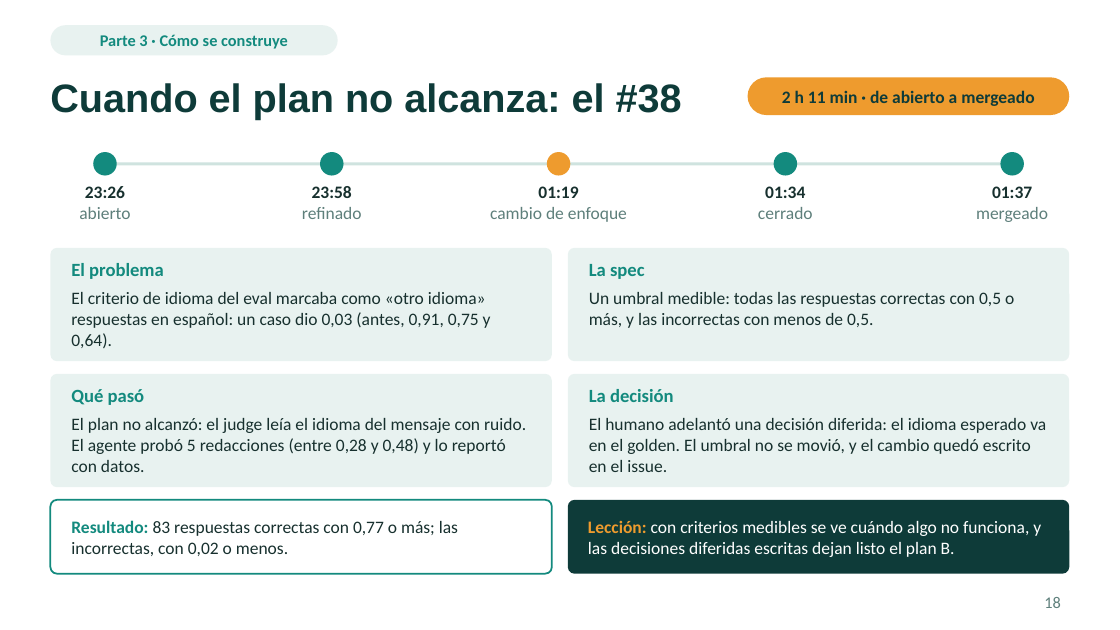
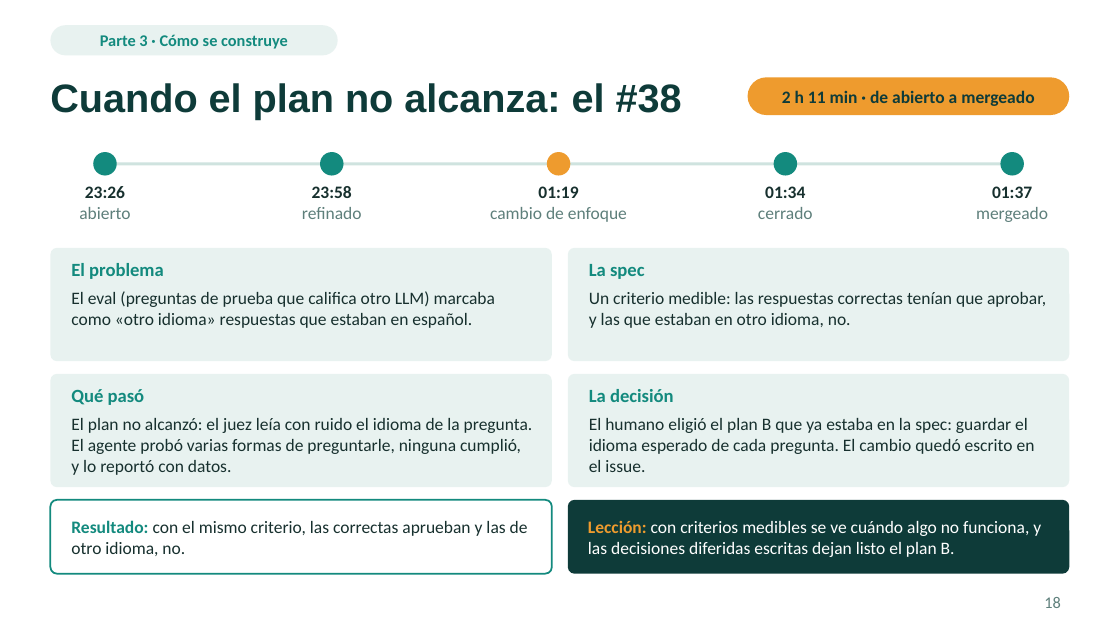
Before and after one commit to emiber/UTDT, a slide deck: slide 18 of docs/presentacion/presentacion.pptx. Drawn at 1120x630 pixels with LibreOffice and Linux fonts; fonts in the diff are those of the drawing. Boxes give left, top, right and bottom in pixels: in the first picture for what was removed or moved away, otherwise in the second. Text is boxed around its words. In the diff, an @@ line names an element or a change of style, - is before the commit and + after.

```diff
--- a/docs/presentacion/presentacion.pptx
+++ b/docs/presentacion/presentacion.pptx
@@ text at (x1=71, y1=291, x2=495, y2=328): text changed @@
-El criterio de idioma del eval marcaba como «otro idioma» respuestas en español: un caso dio 0,03 (antes, 0,91, 0,75 y 0,64).
+El eval (preguntas de prueba que califica otro LLM) marcaba como «otro idioma» respuestas que estaban en español.
@@ text at (x1=589, y1=292, x2=1046, y2=328): text changed @@
-Un umbral medible: todas las respuestas correctas con 0,5 o más, y las incorrectas con menos de 0,5.
+Un criterio medible: las respuestas correctas tenían que aprobar, y las que estaban en otro idioma, no.
@@ text at (x1=71, y1=418, x2=533, y2=475): text changed @@
-El plan no alcanzó: el judge leía el idioma del mensaje con ruido. El agente probó 5 redacciones (entre 0,28 y 0,48) y lo reportó con datos.
+El plan no alcanzó: el juez leía con ruido el idioma de la pregunta. El agente probó varias formas de preguntarle, ninguna cumplió, y lo reportó con datos.
@@ text at (x1=589, y1=418, x2=1035, y2=472): text changed @@
-El humano adelantó una decisión diferida: el idioma esperado va en el golden. El umbral no se movió, y el cambio quedó escrito en el issue.
+El humano eligió el plan B que ya estaba en la spec: guardar el idioma esperado de cada pregunta. El cambio quedó escrito en el issue.
@@ text at (x1=71, y1=520, x2=528, y2=556): text changed @@
-Resultado: 83 respuestas correctas con 0,77 o más; las incorrectas, con 0,02 o menos.
+Resultado: con el mismo criterio, las correctas aprueban y las de otro idioma, no.
```
Also in this commit, not shown: 14 other slides changed, 3 other files.
